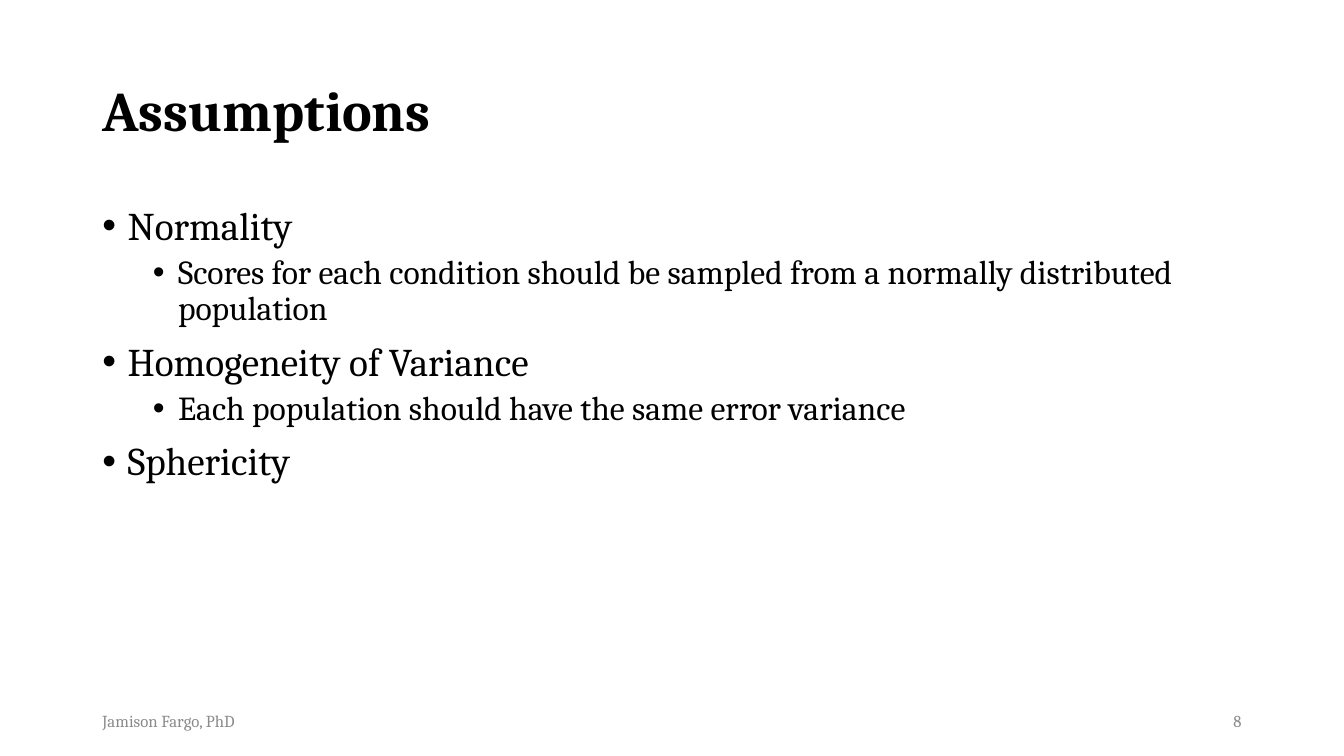
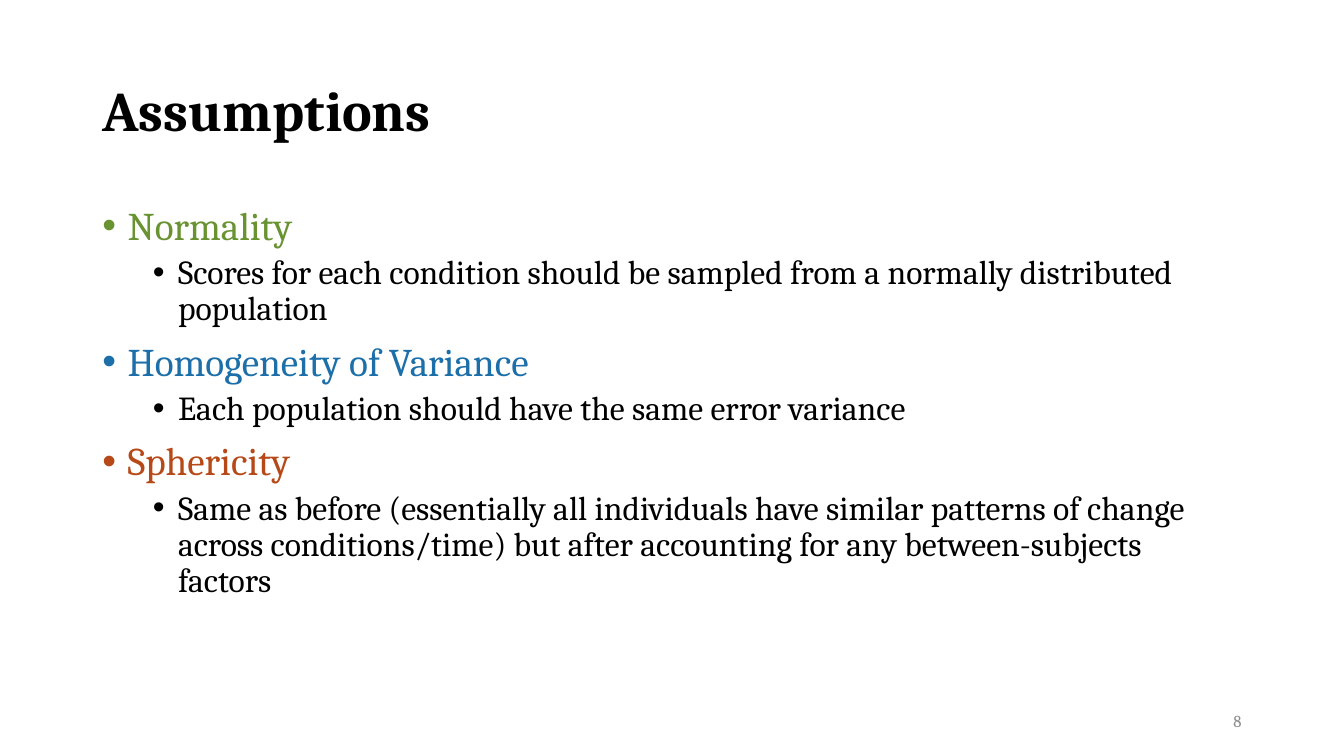
Before and after one commit to TysonStanley/EDUC-6600, a slide deck: slide 8 of Slides/u05_Ch16_mixANOVA.pptx. Drawn at 1344x756 pixels with LibreOffice and Linux fonts; fonts in the diff are those of the drawing. Boxes give left, top, right and bottom in pixels: in the first picture for what was removed or moved away, otherwise in the second. Text is boxed around its words. In the diff, an @@ line names an element or a change of style, - is before the commit and + after.

```diff
--- a/Slides/u05_Ch16_mixANOVA.pptx
+++ b/Slides/u05_Ch16_mixANOVA.pptx
@@ text at box(128, 212, 529, 484): text colour #000000 to #699331 in "Normality"; text colour #000000 to #1D6FA9 in "Homogeneity of Variance"; text colour #000000 to #B74919 in "Sphericity" @@
@@ text at box(178, 496, 1184, 593): paragraph added @@
+  • Same as before (essentially all individuals have similar patterns of change across conditions/time) but after accounting for any between-subjects factors
@@ text removed at box(102, 715, 235, 731) @@
-Jamison Fargo, PhD
```
Also in this commit, not shown: 1 other slide changed, 1 other file.
